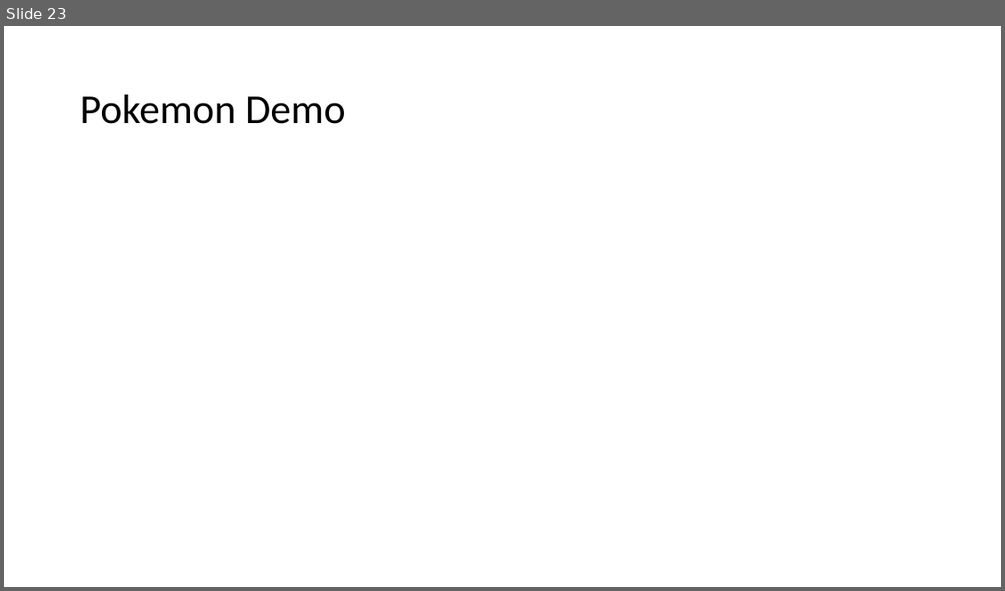
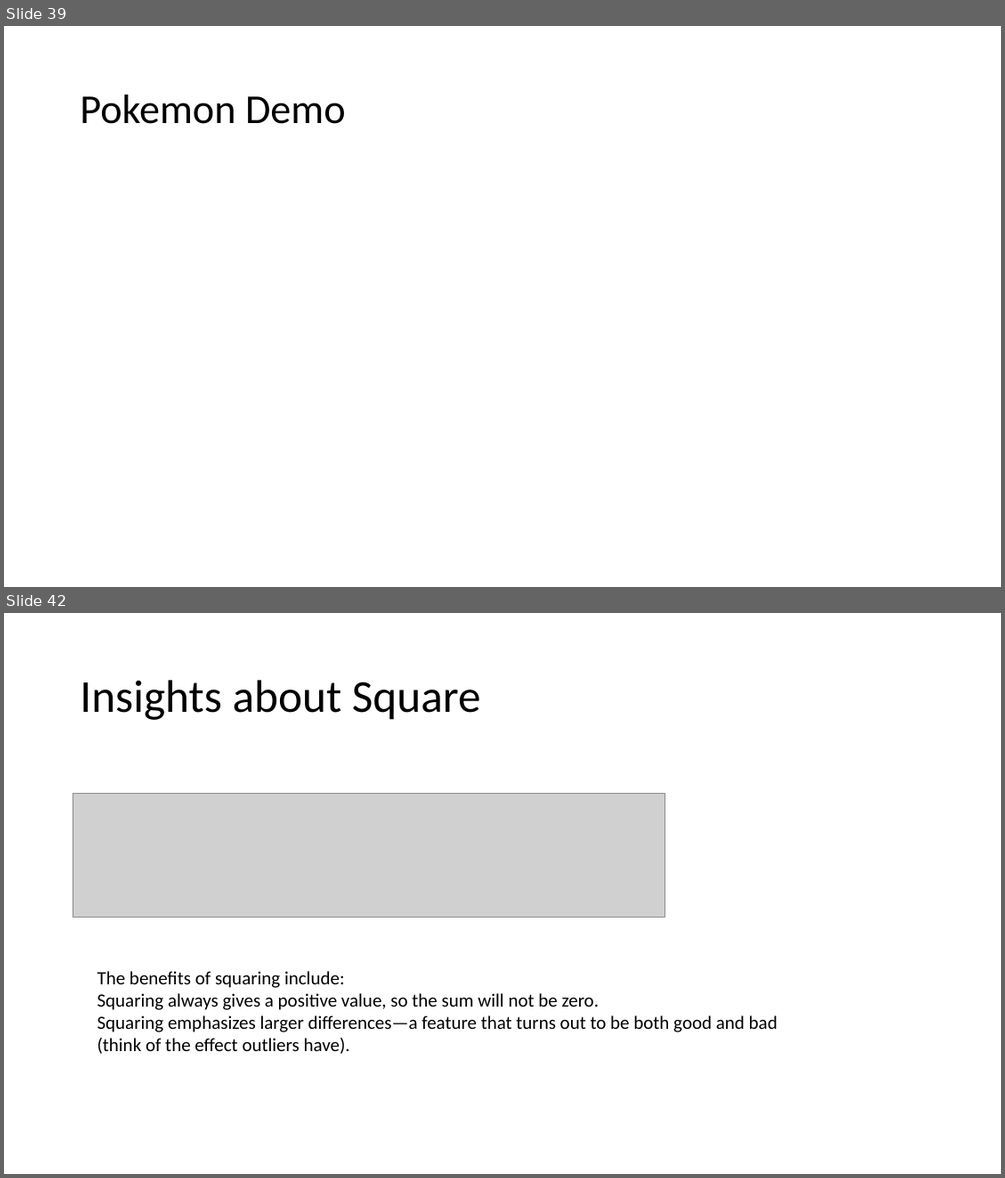
Before and after one commit to alfredofonseca/Python_ML_AFJ_DEMO, a slide deck: afj_ml_demo.pptx. Shown one above the other, each under a label of ours: slide 23 before the commit, slides 39 and 42 after it; the slides between them are not shown. The pictures are 1005x591 and 1005x1178 pixels, drawn with LibreOffice and Linux fonts; fonts in the diff are those of the drawing; grey boxes stand for pictures. Boxes give left, top, right and bottom in pixels: in the first picture for what was removed or moved away, otherwise in the second. Text is boxed around its words. In the diff, an @@ line names an element or a change of style, - is before the commit and + after.

```diff
--- a/afj_ml_demo.pptx
+++ b/afj_ml_demo.pptx
@@ slide 42 added at bbox=[4, 613, 1001, 1174], background #FFFFFF @@
@@ title added at bbox=[80, 680, 481, 720], 44 pt, text #000000 @@
+Insights about Square
@@ picture added at bbox=[73, 793, 665, 917] @@
@@ text added at bbox=[97, 971, 777, 1054], 18 pt, text #000000 @@
+The benefits of squaring include:
+Squaring always gives a positive value, so the sum will not be zero.
+Squaring emphasizes larger differences—a feature that turns out to be both good and bad (think of the effect outliers have).
@@ what was slide 23 is now slide 39 @@
```
Also in this commit, not shown: 21 other slides added, 3 slides removed, 4 other files.
